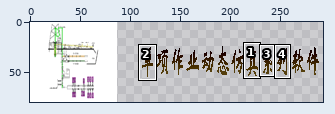
Sprite sheet: yqjfz/images/portfolio3.gif. Above: a wide view before the commit, with the close-up outlined.
Close-up. Earlier state:
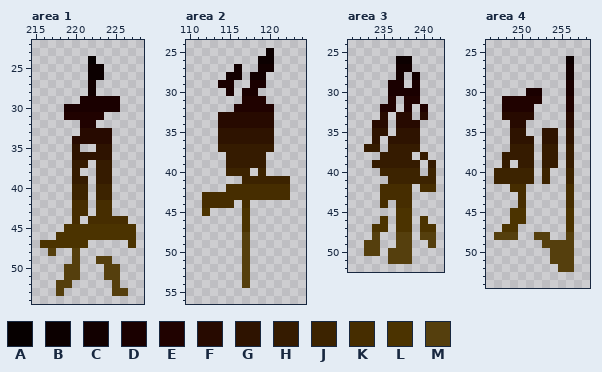
The file is 312x80 pixels. Colours within 5 levels of each other are drawn and written as one. Shown: area 1: x 215..228, y 22..54; area 2: x 110..124, y 24..56; area 3: x 231..242, y 24..52; area 4: x 246..258, y 24..54. The wide view leaves out empty margins. The commit also changed other parts of the picture, which this record leaves out.
Palette (. is transparent): A #060000  B #0c0000  C #120000  D #1a0000  E #200200  F #270a00  G #2e1300  H #351b00  J #3c2300  K #462d00  L #4b3300  M #553f0d
Pixels before, area 1, first column x 216:
24 ......A.....
25 ......BB....
26 ......BB....
27 ......C.....
28 ......C.....
29 .....DDDDD..
30 ...DDDDDDD..
31 ...EEEEE....
32 .....EE.....
33 .....FFFF...
34 ....FFFFF...
35 ....G..GG...
36 ....GGGGG...
37 ....HH.HH...
38 ....H..HH...
39 ....HH.HH...
40 ....JJ.JJ...
41 ....JJ.JJ...
42 ....KK.KK...
43 ....KK.KK...
44 ....K.KKKKK.
45 ...LLLLLLLLL
46 ..LLLLLLLLLL
47 LLLLLL.....L
48 .M..M.......
49 ....M..MM...
50 ...MM...MM..
51 ...MM...MM..
52 ..MM.....M..
53 ..M......MM.
Pixels before, area 2, first column x 112:
25 ........B..
26 .......BB..
27 ....C..CC..
28 ...CC.CC...
29 ..DD..DD...
30 ...D.DD....
31 .....EEE...
32 ....EEEEE..
33 ..FFFFFFF..
34 ..FFFFFFF..
35 ..GGGGGGG..
36 ..GGGGGGG..
37 ..HHHHHHH..
38 ...HHHHH...
39 ...HHHHH...
40 ...JJJ.J...
41 .....JJJJJJ
42 ...KKKKKKKK
43 KKKKKKKKKKK
44 KKKK.K.....
45 L....L.....
46 .....L.....
47 .....L.....
48 .....M.....
49 .....M.....
50 .....M.....
51 .....M.....
52 .....M.....
53 .....M.....
54 .....M.....
Pixels before, area 3, first column x 233:
26 ....BB...
27 ....CC...
28 ....C.C..
29 ...DD.D..
30 ...DDDD..
31 ...E.EE..
32 ..EE.E.E.
33 ..F.FF.F.
34 .FF.FFF..
35 .GG.GGG..
36 .G.GGGG..
37 HH.HHHH..
38 ..HHHH.H.
39 .HHHHHH.H
40 ..JJJJJ.J
41 ...JJJJJJ
42 ..KKKK.KK
43 ..KKKK...
44 ..K.KK...
45 ....LL...
46 ..L.LL.L.
47 .LL.LL.LL
48 .M..MM.MM
49 MM..MM..M
50 MM.MMM...
51 ...MMM...
Pixels before, area 4, first column x 247:
26 .........B
27 .........C
28 .........C
29 .........D
30 ....DD...D
31 .EEEEE...E
32 .EEEE....E
33 .FFFF....F
34 ..FF.....F
35 ..GG..GG.G
36 ..GGG.GG.G
37 ..HHH.HH.H
38 .HHHH.HH.H
39 .H.HH.HH.H
40 JJJJJ.J..J
41 JJJJJ.J..J
42 ..KK.....K
43 ...K.....K
44 ...K.....K
45 ..LL.....L
46 ..LL.....L
47 .LL......L
48 MMM..MM..M
49 ......MMMM
50 .......MMM
51 .......MMM
52 ........MM
Once edited:
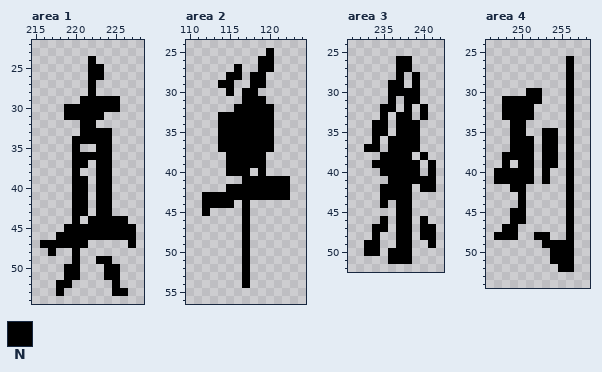
Colours new in this view: N #000000
Changes in this commit:
Area 1:
y 24: x 222 A -> N
y 25..26: x 222..223 BB -> NN
y 27..28: x 222 C -> N
y 29: x 221..225 DDDDD -> NNNNN
y 30: x 219..225 DDDDDDD -> NNNNNNN
y 31: x 219..223 EEEEE -> NNNNN
y 32: x 221..222 EE -> NN
y 33: x 221..224 FFFF -> NNNN
y 34: x 220..224 FFFFF -> NNNNN
y 35: x 220 G -> N; x 223..224 GG -> NN
y 36: x 220..224 GGGGG -> NNNNN
y 37: x 220..221 HH -> NN; x 223..224 HH -> NN
y 38: x 220 H -> N; x 223..224 HH -> NN
y 39: x 220..221 HH -> NN; x 223..224 HH -> NN
y 40..41: x 220..221 JJ -> NN; x 223..224 JJ -> NN
y 42..43: x 220..221 KK -> NN; x 223..224 KK -> NN
y 44: x 220 K -> N; x 222..226 KKKKK -> NNNNN
y 45: x 219..227 LLLLLLLLL -> NNNNNNNNN
y 46: x 218..227 LLLLLLLLLL -> NNNNNNNNNN
y 47: x 216..221 LLLLLL -> NNNNNN; x 227 L -> N
y 48: x 217 M -> N; x 220 M -> N
y 49: x 220 M -> N; x 223..224 MM -> NN
y 50..51: x 219..220 MM -> NN; x 224..225 MM -> NN
y 52: x 218..219 MM -> NN; x 225 M -> N
y 53: x 218 M -> N; x 225..226 MM -> NN
Area 2:
y 25: x 120 B -> N
y 26: x 119..120 BB -> NN
y 27: x 116 C -> N; x 119..120 CC -> NN
y 28: x 115..116 CC -> NN; x 118..119 CC -> NN
y 29: x 114..115 DD -> NN; x 118..119 DD -> NN
y 30: x 115 D -> N; x 117..118 DD -> NN
y 31: x 117..119 EEE -> NNN
y 32: x 116..120 EEEEE -> NNNNN
y 33..34: x 114..120 FFFFFFF -> NNNNNNN
y 35..36: x 114..120 GGGGGGG -> NNNNNNN
y 37: x 114..120 HHHHHHH -> NNNNNNN
y 38..39: x 115..119 HHHHH -> NNNNN
y 40: x 115..117 JJJ -> NNN; x 119 J -> N
y 41: x 117..122 JJJJJJ -> NNNNNN
y 42: x 115..122 KKKKKKKK -> NNNNNNNN
y 43: x 112..122 KKKKKKKKKKK -> NNNNNNNNNNN
y 44: x 112..115 KKKK -> NNNN; x 117 K -> N
y 45: x 112 L -> N; x 117 L -> N
y 46..47: x 117 L -> N
y 48..54: x 117 M -> N
Area 3:
y 26: x 237..238 BB -> NN
y 27: x 237..238 CC -> NN
y 28: x 237 C -> N; x 239 C -> N
y 29: x 236..237 DD -> NN; x 239 D -> N
y 30: x 236..239 DDDD -> NNNN
y 31: x 236 E -> N; x 238..239 EE -> NN
y 32: x 235..236 EE -> NN; x 238 E -> N; x 240 E -> N
y 33: x 235 F -> N; x 237..238 FF -> NN; x 240 F -> N
y 34: x 234..235 FF -> NN; x 237..239 FFF -> NNN
y 35: x 234..235 GG -> NN; x 237..239 GGG -> NNN
y 36: x 234 G -> N; x 236..239 GGGG -> NNNN
y 37: x 233..234 HH -> NN; x 236..239 HHHH -> NNNN
y 38: x 235..238 HHHH -> NNNN; x 240 H -> N
y 39: x 234..239 HHHHHH -> NNNNNN; x 241 H -> N
y 40: x 235..239 JJJJJ -> NNNNN; x 241 J -> N
y 41: x 236..241 JJJJJJ -> NNNNNN
y 42: x 235..238 KKKK -> NNNN; x 240..241 KK -> NN
y 43: x 235..238 KKKK -> NNNN
y 44: x 235 K -> N; x 237..238 KK -> NN
y 45: x 237..238 LL -> NN
y 46: x 235 L -> N; x 237..238 LL -> NN; x 240 L -> N
y 47: x 234..235 LL -> NN; x 237..238 LL -> NN; x 240..241 LL -> NN
y 48: x 234 M -> N; x 237..238 MM -> NN; x 240..241 MM -> NN
y 49: x 233..234 MM -> NN; x 237..238 MM -> NN; x 241 M -> N
y 50: x 233..234 MM -> NN; x 236..238 MMM -> NNN
y 51: x 236..238 MMM -> NNN
Area 4:
y 26: x 256 B -> N
y 27..28: x 256 C -> N
y 29: x 256 D -> N
y 30: x 251..252 DD -> NN; x 256 D -> N
y 31: x 248..252 EEEEE -> NNNNN; x 256 E -> N
y 32: x 248..251 EEEE -> NNNN; x 256 E -> N
y 33: x 248..251 FFFF -> NNNN; x 256 F -> N
y 34: x 249..250 FF -> NN; x 256 F -> N
y 35: x 249..250 GG -> NN; x 253..254 GG -> NN; x 256 G -> N
y 36: x 249..251 GGG -> NNN; x 253..254 GG -> NN; x 256 G -> N
y 37: x 249..251 HHH -> NNN; x 253..254 HH -> NN; x 256 H -> N
y 38: x 248..251 HHHH -> NNNN; x 253..254 HH -> NN; x 256 H -> N
y 39: x 248 H -> N; x 250..251 HH -> NN; x 253..254 HH -> NN; x 256 H -> N
y 40..41: x 247..251 JJJJJ -> NNNNN; x 253 J -> N; x 256 J -> N
y 42: x 249..250 KK -> NN; x 256 K -> N
y 43..44: x 250 K -> N; x 256 K -> N
y 45..46: x 249..250 LL -> NN; x 256 L -> N
y 47: x 248..249 LL -> NN; x 256 L -> N
y 48: x 247..249 MMM -> NNN; x 252..253 MM -> NN; x 256 M -> N
y 49: x 253..256 MMMM -> NNNN
y 50..51: x 254..256 MMM -> NNN
y 52: x 255..256 MM -> NN
Boxes around the changes in both close-ups, in picture pixels (x1, y1, x2, y2):
changed: (40, 56, 136, 296)
changed: (202, 48, 290, 288)
changed: (364, 56, 436, 264)
changed: (494, 56, 574, 272)
